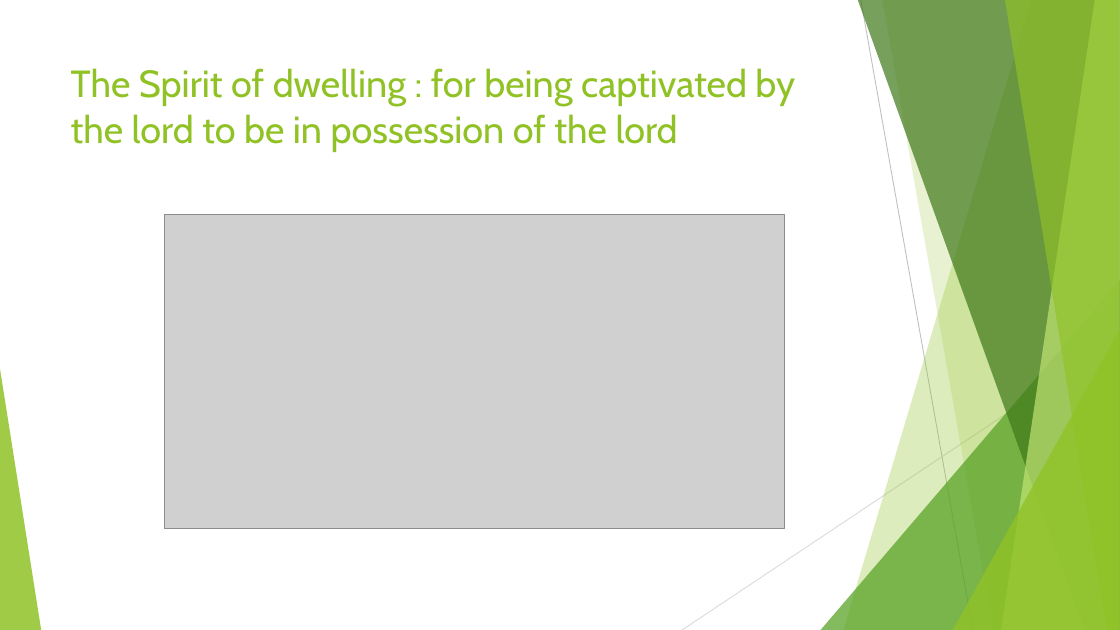
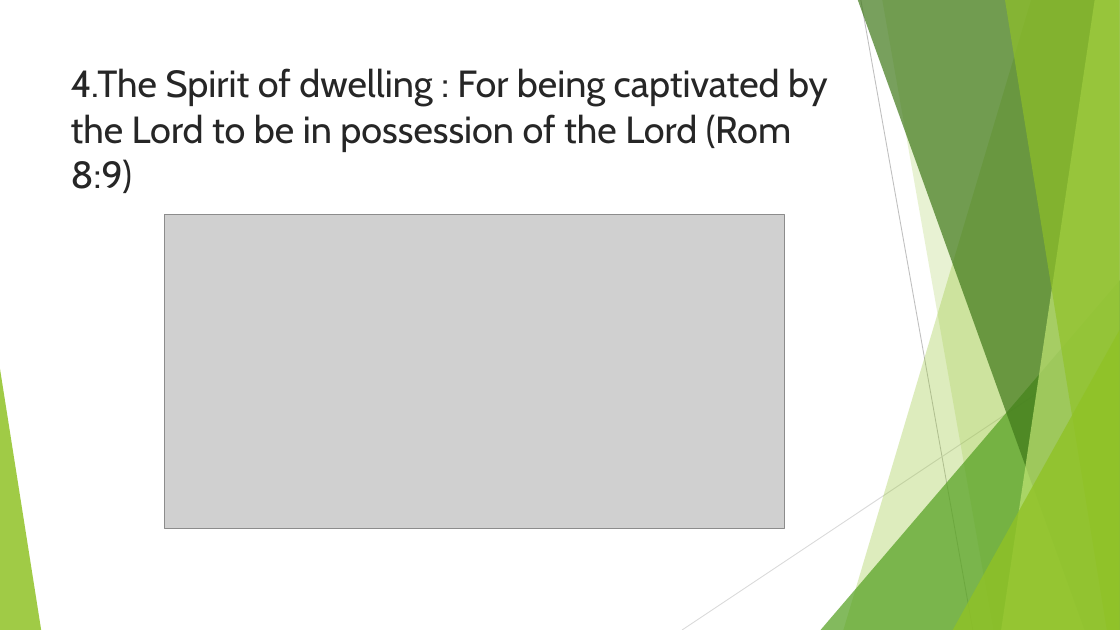
Before and after one commit to GOVARTHANAN123/Time, a slide deck: slide 5 of singapore_presentation1.pptx (slide 4 before the commit). Drawn at 1120x630 pixels with LibreOffice and Linux fonts; fonts in the diff are those of the drawing; grey boxes stand for pictures. Boxes give left, top, right and bottom in pixels: in the first picture for what was removed or moved away, otherwise in the second. Text is boxed around its words. In the diff, an @@ line names an element or a change of style, - is before the commit and + after.

```diff
--- a/singapore_presentation1.pptx
+++ b/singapore_presentation1.pptx
@@ title at [71, 68, 828, 193]: text changed; text colour #90C226 to #262626 @@
-The Spirit of dwelling : for being captivated by the lord to be in possession of the lord
+4.The Spirit of dwelling : For being captivated by the Lord to be in possession of the Lord (Rom 8:9)
```
Also in this commit, not shown: 14 other slides changed, 2 slides added, 2 other files.
